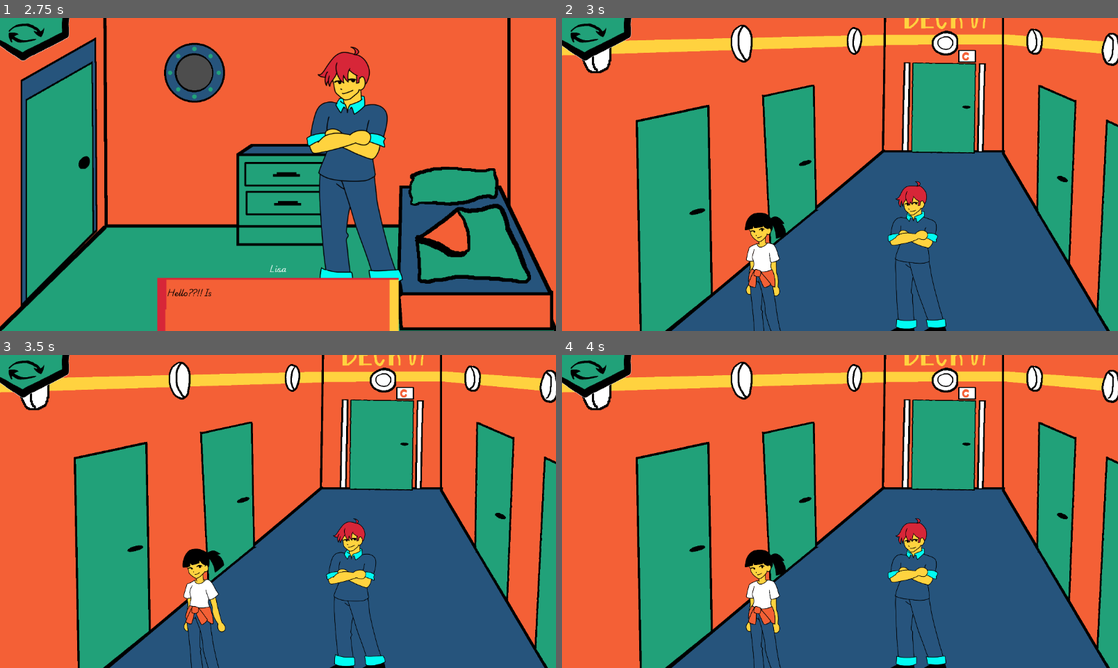
Above: before the commit, frames 1-4 (two rows, left to right).
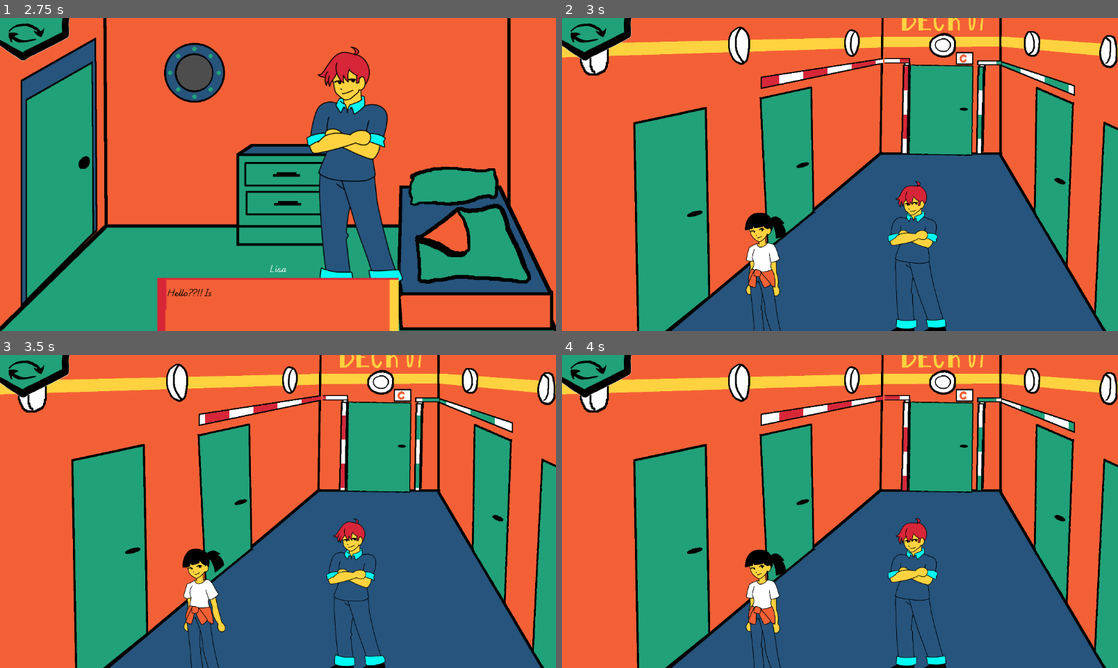
Above: after the commit, the same moments.

Repository: jame581/BrainAndGut
Game: Godot game, scene res://maps/main_level.tscn
Same seed, same stepped clock (60 frames per second), same inputs: the game is played once before the commit and once after it. This scene is started directly instead of the project's main scene. Sound files missing from this copy of the repository are replaced by a short silence.
Inputs (mouse positions are in pixels of both pictures, inside the frame that each line leads up to):
- Up to frame 1 (2.75 s): move the mouse to (383, 180) at 0.52 s; press the mouse at (383, 180) at 0.53 s; move the mouse to (478, 180) at 1.27 s; release the mouse at (478, 180) at 1.28 s; tap Tab (next_level) at 1.35 s; click (478, 180) at 1.42 s; move the mouse to (77, 180) at 2.02 s; press the mouse at (77, 180) at 2.03 s
- Up to frame 2 (3 s): move the mouse to (812, 237) at 2.77 s; release the mouse at (812, 237) at 2.78 s; tap Tab (next_level) at 2.85 s; click (812, 237) at 2.92 s
- Up to frame 3 (3.5 s): no input
- Up to frame 4 (4 s): move the mouse to (789, 502) at 3.52 s; press the mouse at (789, 502) at 3.53 s

Frame 1 is identical in both runs. In frame 2, 11% of the frame differs, in the area x 0-100%, y 0-100%; in frame 3, 11%; in frame 4, 11%.

Commit message:
Added lock door indication using shader and light bars

Diff:
--- a/project/maps/rooms/room_corridor.tscn
+++ b/project/maps/rooms/room_corridor.tscn
@@ -8,7 +8,74 @@
 [ext_resource type="Texture2D" uid="uid://7j8swqtocjfq" path="res://assets/sprites/rooms/corridor/light4.png" id="5_8468y"]
 [ext_resource type="Texture2D" uid="uid://b0tnts0w0gkbo" path="res://assets/sprites/rooms/corridor/light5.png" id="6_6dh0w"]
 [ext_resource type="Texture2D" uid="uid://djbe007jk1qqx" path="res://assets/sprites/rooms/corridor/light6.png" id="7_k5sbf"]
+[ext_resource type="Shader" path="res://shaders/door_strip.gdshader" id="9_audfk"]
 [ext_resource type="PackedScene" uid="uid://kmt2ryi8xibm" path="res://scenes/props/corridor_door_smaller.tscn" id="10_4td0b"]
+[ext_resource type="Texture2D" uid="uid://b4mllnx8fiqgt" path="res://assets/sprites/rooms/corridor/left_lock.png" id="10_qbbx5"]
+[ext_resource type="Texture2D" uid="uid://dfl3fgo5dm7mc" path="res://assets/sprites/rooms/corridor/corridor_lock_left_upper_front.png" id="11_13qct"]
+[ext_resource type="Texture2D" uid="uid://c5tu1yuu47g5l" path="res://assets/sprites/rooms/corridor/corridor_lock_left_upper_side.png" id="12_88tha"]
+[ext_resource type="Texture2D" uid="uid://bislrfchaocou" path="res://assets/sprites/rooms/corridor/right_lock.png" id="12_kk2mf"]
+[ext_resource type="Texture2D" uid="uid://lub0b1pr8ir1" path="res://assets/sprites/rooms/corridor/corridor_lock_right_upper_side.png" id="13_2tu4g"]
+[ext_resource type="Texture2D" uid="uid://baqgkptt5f6mg" path="res://assets/sprites/rooms/corridor/corridor_lock_right_upper_front.png" id="14_4wkwk"]
+
+[sub_resource type="ShaderMaterial" id="ShaderMaterial_y38fg"]
+shader = ExtResource("9_audfk")
+shader_parameter/size = 50.0
+shader_parameter/color_white = Color(1, 1, 1, 1)
+shader_parameter/color_enabled = Color(0.129412, 0.631373, 0.47451, 1)
+shader_parameter/color_disabled = Color(0.843137, 0.14902, 0.219608, 1)
+shader_parameter/speed = 1.0
+shader_parameter/first_puzzle_lock = false
+shader_parameter/second_puzzle_lock = true
+shader_parameter/direction_x = 4.75e-08
+shader_parameter/direction_y = -1.0
+
+[sub_resource type="ShaderMaterial" id="ShaderMaterial_7xodl"]
+shader = ExtResource("9_audfk")
+shader_parameter/size = 50.0
+shader_parameter/color_white = Color(1, 1, 1, 1)
+shader_parameter/color_enabled = Color(0.129412, 0.631373, 0.47451, 1)
+shader_parameter/color_disabled = Color(0.843137, 0.14902, 0.219608, 1)
+shader_parameter/speed = 1.0
+shader_parameter/first_puzzle_lock = false
+shader_parameter/second_puzzle_lock = true
+shader_parameter/direction_x = -1.0
+shader_parameter/direction_y = 4.75e-08
+
+[sub_resource type="ShaderMaterial" id="ShaderMaterial_xpuma"]
+shader = ExtResource("9_audfk")
+shader_parameter/size = 50.0
+shader_parameter/color_white = Color(1, 1, 1, 1)
+shader_parameter/color_enabled = Color(0.129412, 0.631373, 0.47451, 1)
+shader_parameter/color_disabled = Color(0.843137, 0.14902, 0.219608, 1)
+shader_parameter/speed = 1.0
+shader_parameter/first_puzzle_lock = false
+shader_parameter/second_puzzle_lock = true
+shader_parameter/direction_x = -1.0
+shader_parameter/direction_y = 4.75e-08
+
+[sub_resource type="ShaderMaterial" id="ShaderMaterial_ewcgf"]
+shader = ExtResource("9_audfk")
+shader_parameter/size = 50.0
+shader_parameter/color_white = Color(1, 1, 1, 1)
+shader_parameter/color_enabled = Color(0.129412, 0.631373, 0.47451, 1)
+shader_parameter/color_disabled = Color(0.843137, 0.14902, 0.219608, 1)
+shader_parameter/speed = 1.0
+shader_parameter/first_puzzle_lock = true
+shader_parameter/second_puzzle_lock = false
+shader_parameter/direction_x = 1.0
+shader_parameter/direction_y = 4.75e-08
+
+[sub_resource type="ShaderMaterial" id="ShaderMaterial_7vj25"]
+shader = ExtResource("9_audfk")
+shader_parameter/size = 50.0
+shader_parameter/color_white = Color(1, 1, 1, 1)
+shader_parameter/color_enabled = Color(0.129412, 0.631373, 0.47451, 1)
+shader_parameter/color_disabled = Color(0.843137, 0.14902, 0.219608, 1)
+shader_parameter/speed = 1.0
+shader_parameter/first_puzzle_lock = true
+shader_parameter/second_puzzle_lock = false
+shader_parameter/direction_x = 4.75e-08
+shader_parameter/direction_y = -1.0
 
 [sub_resource type="NavigationPolygon" id="NavigationPolygon_7umth"]
 vertices = PackedVector2Array(812.172, -79.1094, 1408.61, 947, -967.289, 947, 224.648, -90.9219)
@@ -20,6 +87,7 @@
 play_dialogs_on_start = true
 
 [node name="Deck3" type="Sprite2D" parent="."]
+position = Vector2(-13, 11)
 texture = ExtResource("1_pdrp2")
 
 [node name="Light1" type="Sprite2D" parent="Deck3"]
@@ -40,6 +108,43 @@
 [node name="Light6" type="Sprite2D" parent="Deck3"]
 texture = ExtResource("7_k5sbf")
 
+[node name="LeftLock" type="Node" parent="Deck3"]
+
+[node name="LeftLock1" type="Sprite2D" parent="Deck3/LeftLock"]
+material = SubResource("ShaderMaterial_y38fg")
+position = Vector2(-13, 11)
+texture = ExtResource("10_qbbx5")
+
+[node name="LockLeft3" type="Sprite2D" parent="Deck3/LeftLock"]
+material = SubResource("ShaderMaterial_7xodl")
+position = Vector2(-13, 11)
+texture = ExtResource("11_13qct")
+
+[node name="LockLeft2" type="Sprite2D" parent="Deck3/LeftLock"]
+material = SubResource("ShaderMaterial_xpuma")
+position = Vector2(-12, 11)
+texture = ExtResource("12_88tha")
+
+[node name="LockRight" type="Node" parent="Deck3"]
+
+[node name="LockRight3" type="Sprite2D" parent="Deck3/LockRight"]
+material = SubResource("ShaderMaterial_ewcgf")
+position = Vector2(-21, -8.702)
+scale = Vector2(1, 0.960596)
+texture = ExtResource("13_2tu4g")
+
+[node name="LockRight2" type="Sprite2D" parent="Deck3/LockRight"]
+material = SubResource("ShaderMaterial_ewcgf")
+position = Vector2(-13, 1.05)
+scale = Vector2(1, 0.9801)
+texture = ExtResource("14_4wkwk")
+
+[node name="LockRight1" type="Sprite2D" parent="Deck3/LockRight"]
+material = SubResource("ShaderMaterial_7vj25")
+position = Vector2(-15, 6)
+scale = Vector2(1, 0.99)
+texture = ExtResource("12_kk2mf")
+
 [node name="Camera2D" type="Camera2D" parent="."]
 zoom = Vector2(0.4, 0.4)
 
@@ -51,6 +156,7 @@
 position = Vector2(838, 0)
 rotation = 3.14159
 scale = Vector2(1, -1)
+cursor_texture = ExtResource("14_4wkwk")
 interaction_allowed = 1
 next_room = 3
 
--- a/project/project.godot
+++ b/project/project.godot
@@ -70,3 +70,14 @@
 
 renderer/rendering_method="gl_compatibility"
 renderer/rendering_method.mobile="gl_compatibility"
+
+[shader_globals]
+
+first_puzzle_solved={
+"type": "bool",
+"value": true
+}
+second_puzzle_solved={
+"type": "bool",
+"value": false
+}
--- a/project/scripts/autoloads/game_helper.gd
+++ b/project/scripts/autoloads/game_helper.gd
@@ -64,6 +64,8 @@
 	fixed_engine = true
 	emit_signal("on_engine_fixed")
 	if fixed_engine && fixed_control:
+		RenderingServer.global_shader_parameter_set("first_puzzle_solved", 1.0)
+		await get_tree().create_timer(4.0).timeout
 		load_outro_level()
 
 
@@ -71,6 +73,8 @@
 	fixed_control = true
 	emit_signal("on_control_fixed")
 	if fixed_engine && fixed_control:
+		RenderingServer.global_shader_parameter_set("second_puzzle_solved", 1.0)
+		await get_tree().create_timer(4.0).timeout
 		load_outro_level()
 
 func load_outro_level() -> void:
--- /dev/null
+++ b/project/shaders/door_strip.gdshader
@@ -0,0 +1,52 @@
+shader_type canvas_item;
+
+uniform float size : hint_range(25.0, 200.0) = 200.0;
+uniform vec4 color_white : source_color = vec4(1.0, 1.0, 1.0, 1.0);
+uniform vec4 color_enabled : source_color = vec4(1.0, 0.0, 0.0, 1.0);
+uniform vec4 color_disabled : source_color = vec4(0.0, 0.0, 0.0, 1.0);
+
+uniform float speed : hint_range(0.0, 10.0) = 1.0;
+
+global uniform bool first_puzzle_solved;
+global uniform bool second_puzzle_solved;
+
+uniform bool first_puzzle_lock = false;
+uniform bool second_puzzle_lock = false;
+
+uniform float direction_x : hint_range(-1.0, 1.0) = 1.0; // Horizontal movement
+uniform float direction_y : hint_range(-1.0, 1.0) = 1.0; // Vertical movement
+
+
+void fragment() {
+
+	// Whether lock is released - works for both side of door
+	float door_enabled = float(first_puzzle_lock) * float(first_puzzle_solved) + float(second_puzzle_solved) * float(second_puzzle_lock);
+
+    vec2 pos = FRAGCOORD.xy / size;
+
+    float time_offset = TIME * speed;
+
+	vec2 direction = normalize(vec2(direction_x, direction_y));
+
+	vec2 offset = direction * time_offset;
+
+	// floor rounds down to the nearest integer, without it there would be gradient effect
+	pos = floor(pos + offset);
+
+	float x_pattern = mod(pos.x, 2) * direction_x;
+	float y_pattern = mod(pos.y, 2) * direction_y;
+
+	float pattern_mask = mod(x_pattern + y_pattern, 2);
+
+	vec4 texture_color = texture(TEXTURE, UV);
+	float mask_value = texture(TEXTURE, UV).r * texture(TEXTURE, UV).a;
+
+	// Selects enabled or disabled color based on the door state
+	vec4 door_color = mix(color_disabled, color_enabled, door_enabled);
+
+	// Combine white and red based on the pattern mask - value between 0 and 1
+	vec4 pattern = mix(color_white, door_color, pattern_mask);
+
+	//COLOR = mix(texture_color, pattern, mask_value);
+	COLOR = mix(texture_color, pattern, mask_value);
+}
Binary file added: project/assets/sprites/rooms/corridor/corridor_lock_left_upper_front.png
Not shown, added: project/assets/sprites/rooms/corridor/corridor_lock_left_upper_front.png.import
Binary file added: project/assets/sprites/rooms/corridor/corridor_lock_left_upper_side.png
Not shown, added: project/assets/sprites/rooms/corridor/corridor_lock_left_upper_side.png.import
Binary file added: project/assets/sprites/rooms/corridor/corridor_lock_right_upper_front.png
Not shown, added: project/assets/sprites/rooms/corridor/corridor_lock_right_upper_front.png.import
Binary file added: project/assets/sprites/rooms/corridor/corridor_lock_right_upper_side.png
Not shown, added: project/assets/sprites/rooms/corridor/corridor_lock_right_upper_side.png.import
Not shown: 1 places in project/maps/rooms/room_corridor.tscn that only renumber resources
